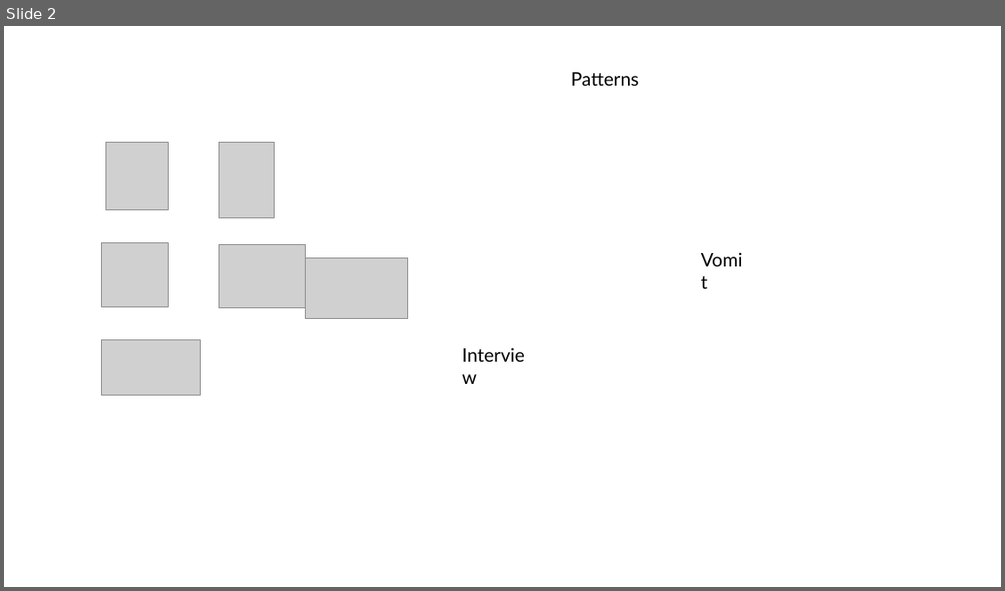
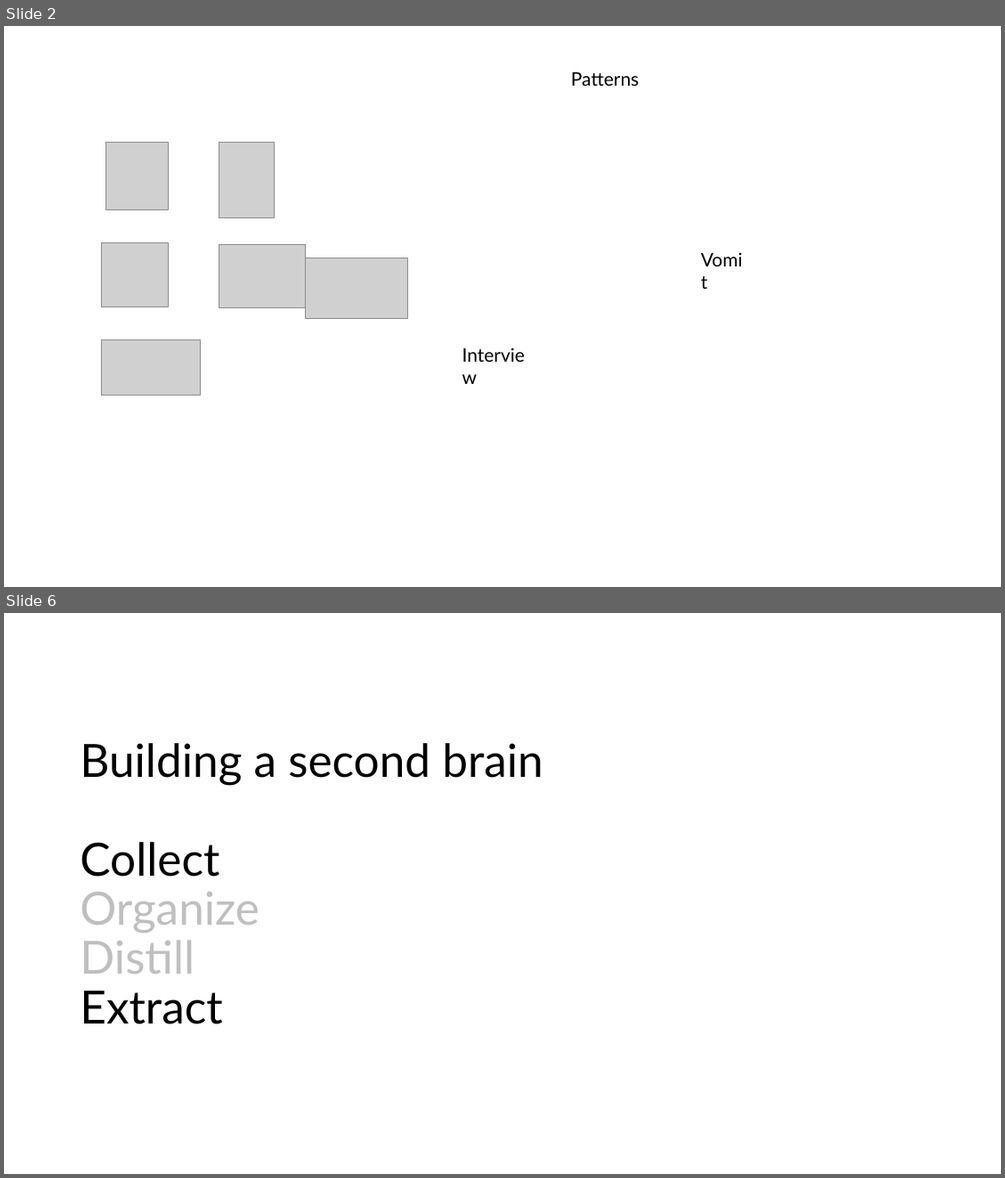
Before and after one commit to isidore/AIJournaling, a slide deck: Journaling.pptx. Shown one above the other, each under a label of ours: slide 2 before the commit, slides 2 and 6 after it; the slides between them are not shown. The pictures are 1005x591 and 1005x1178 pixels, drawn with LibreOffice and Linux fonts; fonts in the diff are those of the drawing; grey boxes stand for pictures. Boxes give left, top, right and bottom in pixels: in the first picture for what was removed or moved away, otherwise in the second. Text is boxed around its words. In the diff, an @@ line names an element or a change of style, - is before the commit and + after.

```diff
--- a/Journaling.pptx
+++ b/Journaling.pptx
@@ slide 6 added at (4, 613, 1001, 1174), background #FFFFFF @@
@@ title added at (80, 743, 542, 1024), 44 pt, text #000000 @@
+Building a second brain
+Collect
+Organize
+Distill
+Extract
```
Also in this commit, not shown: 5 other slides added, 3 other files.
